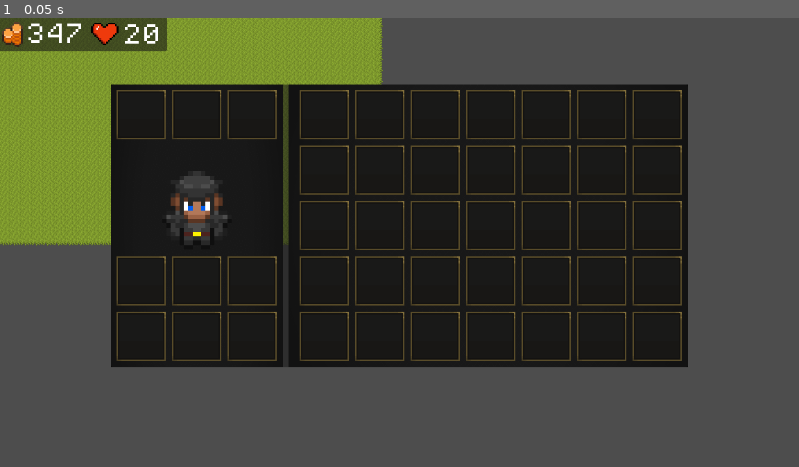
Above: before the commit, frame 1.
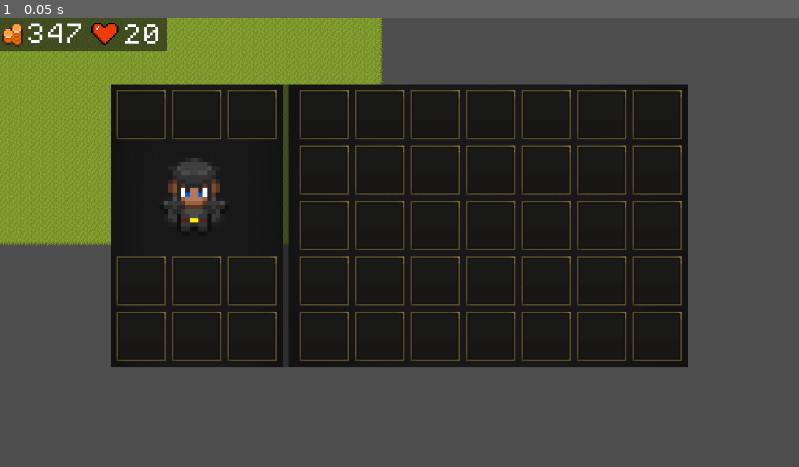
Above: after the commit, the same moment.

Repository: SamuelKane2/Sword-and-Sorcery-A-New-Dawn
Game: Godot game, scene res://scenes/game.tscn
Same seed, same stepped clock (60 frames per second), same inputs: the game is played once before the commit and once after it.
Inputs:
- Up to frame 1 (0.05 s): no input

The runs differ from the first frame. In frame 1, 0.7% of the frame differs, in the area x 20-29%, y 31-50%.

Commit message:
Update ui.tscn

Diff:
--- a/scenes/ui.tscn
+++ b/scenes/ui.tscn
@@ -284,6 +284,6 @@
 layout_mode = 2
 
 [node name="AnimatedSprite2D" type="AnimatedSprite2D" parent="."]
-position = Vector2(284, 284)
+position = Vector2(280, 264)
 scale = Vector2(6.25, 6.25)
 sprite_frames = SubResource("SpriteFrames_5lb6d")
